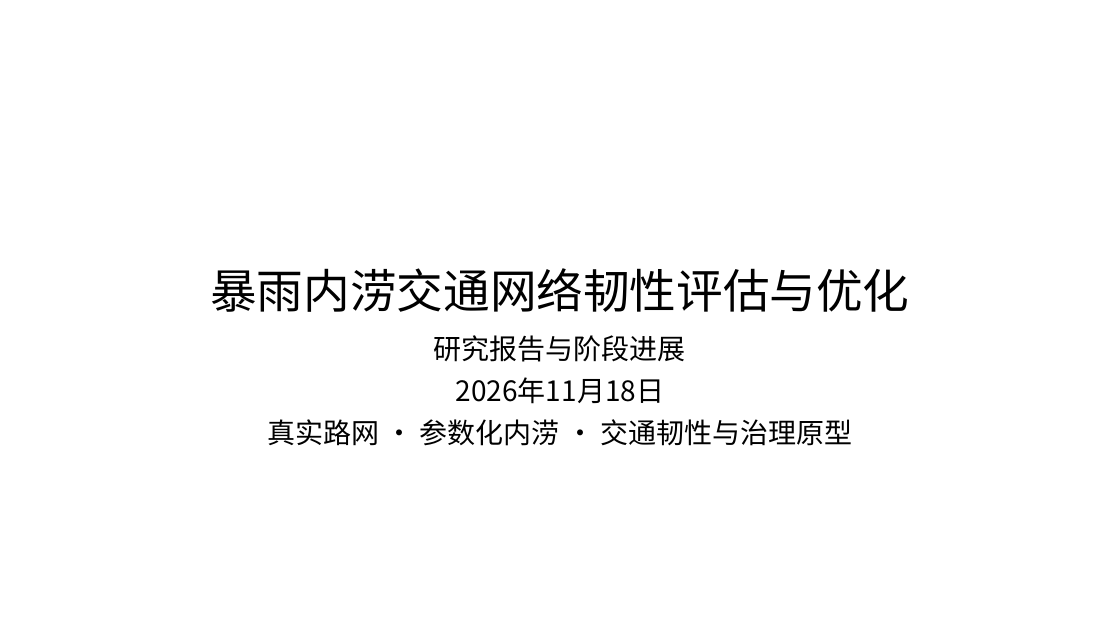
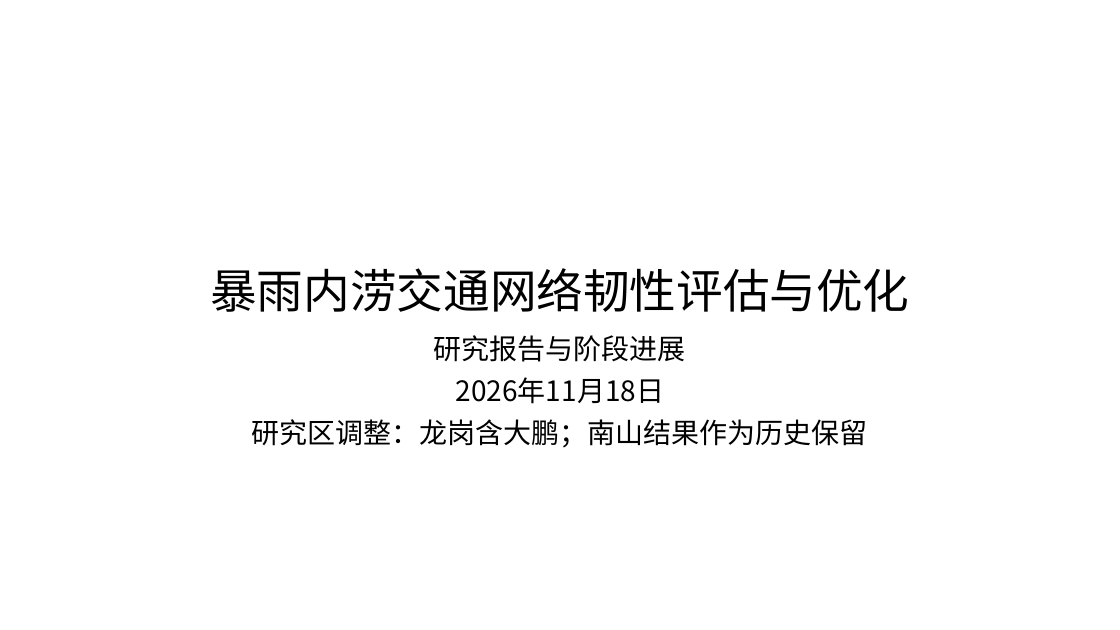
Before and after one commit to zhzhzh666/jiaotong, a slide deck: slide 1 of docs/deliverables/开题与阶段进展汇报.pptx. Drawn at 1120x630 pixels with LibreOffice and Linux fonts; fonts in the diff are those of the drawing. Boxes give left, top, right and bottom in pixels: in the first picture for what was removed or moved away, otherwise in the second. Text is boxed around its words. In the diff, an @@ line names an element or a change of style, - is before the commit and + after.

```diff
--- a/docs/deliverables/开题与阶段进展汇报.pptx
+++ b/docs/deliverables/开题与阶段进展汇报.pptx
@@ subtitle at [252,419,868,448]: text changed @@
-真实路网 · 参数化内涝 · 交通韧性与治理原型
+研究区调整：龙岗含大鹏；南山结果作为历史保留
```
Also in this commit, not shown: 7 other slides changed, 1 slide added, 28 other files.
